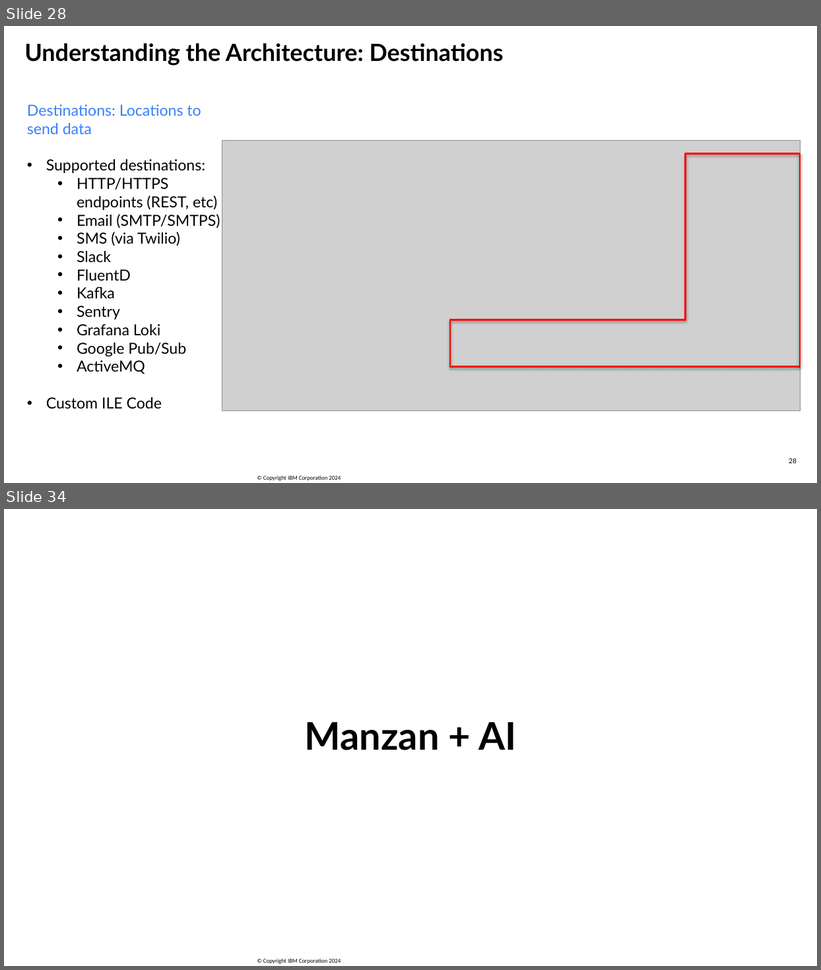
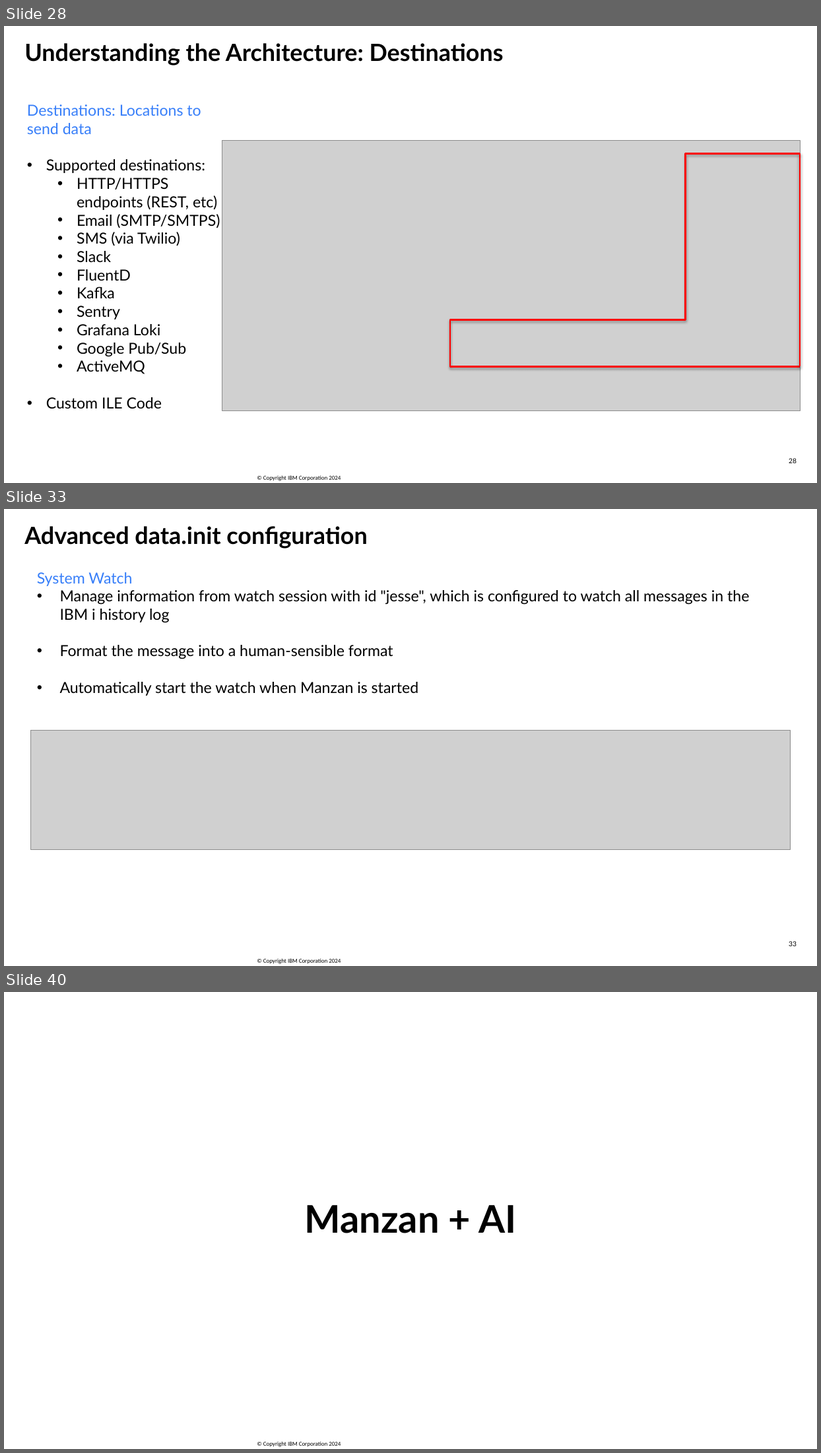
Before and after one commit to SanjulaGanepola/ibmi-talks, a slide deck: OSS Tools For System Management/OSS-Tools-For-System-Management.pptx. Shown one above the other, each under a label of ours: slides 28 and 34 before the commit, slides 28, 33 and 40 after it; the slides between them are not shown. The pictures are 821x970 and 821x1453 pixels, drawn with LibreOffice and Linux fonts; fonts in the diff are those of the drawing; grey boxes stand for pictures; background and template pictures are left out. Boxes give left, top, right and bottom in pixels: in the first picture for what was removed or moved away, otherwise in the second. Text is boxed around its words. In the diff, an @@ line names an element or a change of style, - is before the commit and + after.

```diff
--- a/OSS Tools For System Management/OSS-Tools-For-System-Management.pptx
+++ b/OSS Tools For System Management/OSS-Tools-For-System-Management.pptx
@@ slide 33 added at bbox=[4, 509, 817, 966], background #FFFFFF; not listed: 1 template element that a slide beside it also shows @@
@@ text added at bbox=[24, 526, 367, 549], 28 pt, text #000000, bold @@
+Advanced data.init configuration
@@ text added at bbox=[37, 572, 749, 696], 18 pt, text #000000 @@
+System Watch
+• Manage information from watch session with id "jesse", which is configured to watch all messages in the IBM i history log
+• Format the message into a human-sensible format
+• Automatically start the watch when Manzan is started
@@ picture added at bbox=[31, 730, 791, 850] @@
@@ page number added at bbox=[789, 941, 797, 947], 8 pt, text #000000 @@
+33
@@ what was slide 34 is now slide 40 @@
```
Also in this commit, not shown: 9 slides changed, 7 other slides added, 2 slides removed, 1 other file.
